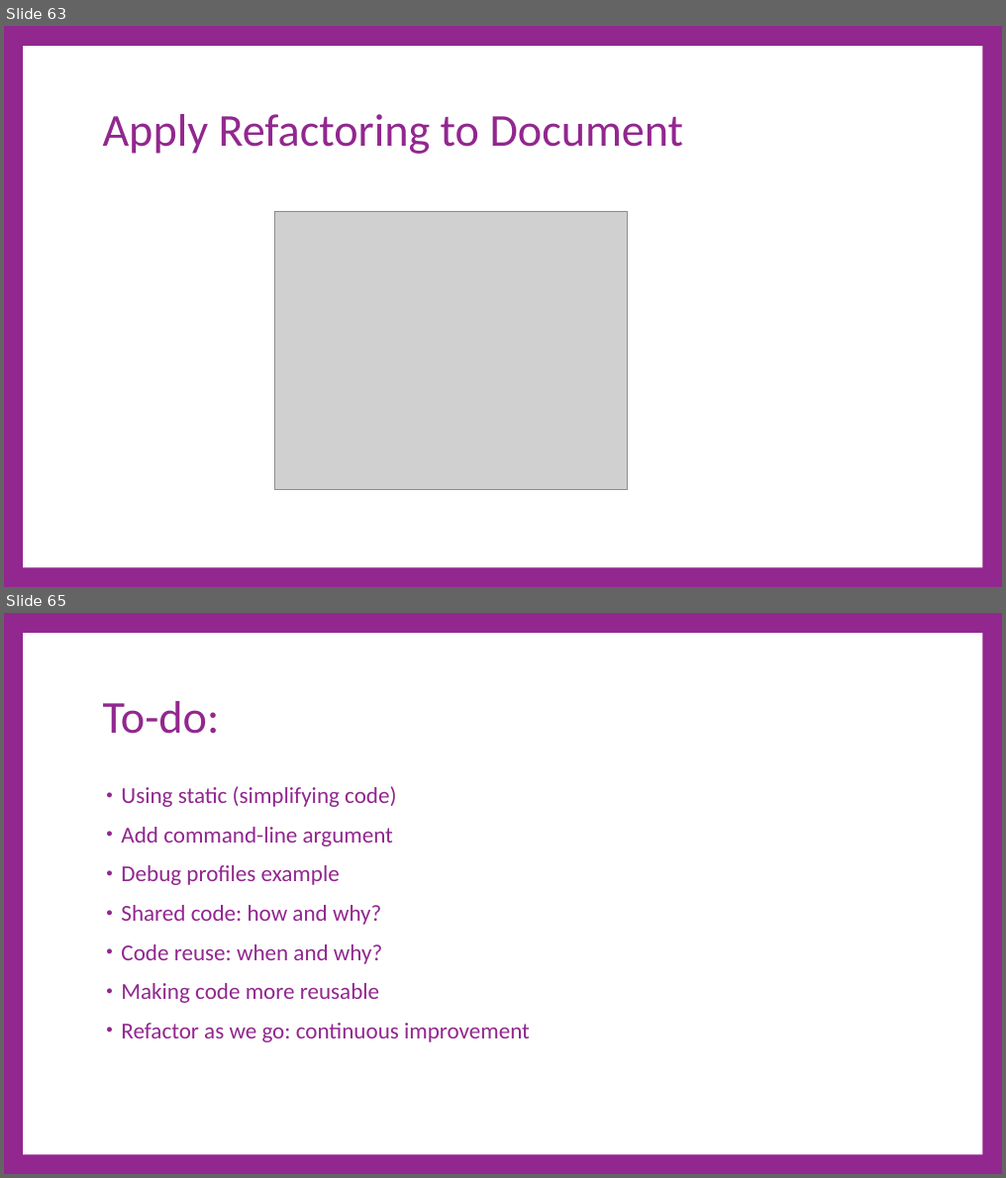
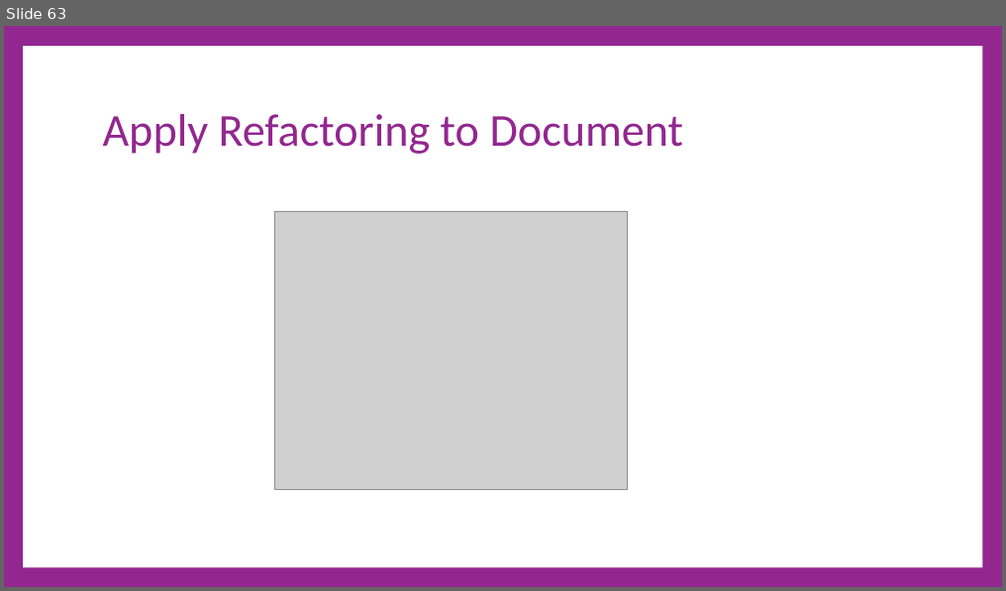
Before and after one commit to cdiggins/cs321, a slide deck: class-notes/cs321-winter-2023-lecture-8-console-app-walkthrough.pptx. Shown one above the other, each under a label of ours: slides 63 and 65 before the commit, slide 63 after it; the slides between them are not shown. The pictures are 1006x1178 and 1006x591 pixels, drawn with LibreOffice and Linux fonts; fonts in the diff are those of the drawing; grey boxes stand for pictures. Boxes give left, top, right and bottom in pixels: in the first picture for what was removed or moved away, otherwise in the second. Text is boxed around its words. In the diff, an @@ line names an element or a change of style, - is before the commit and + after.

```diff
--- a/class-notes/cs321-winter-2023-lecture-8-console-app-walkthrough.pptx
+++ b/class-notes/cs321-winter-2023-lecture-8-console-app-walkthrough.pptx
@@ slide 65 removed at box(4, 613, 1002, 1174), background #92278F; not listed: 1 template element that a slide beside it also shows @@
@@ title removed at box(103, 701, 220, 734) @@
-To-do:
@@ text removed at box(121, 786, 530, 1043) @@
-• Using static (simplifying code)
-• Add command-line argument
-• Debug profiles example
-• Shared code: how and why?
-• Code reuse: when and why?
-• Making code more reusable
-• Refactor as we go: continuous improvement
```
Also in this commit, not shown: 1 slide changed, 14 slides added, 4 other files.
